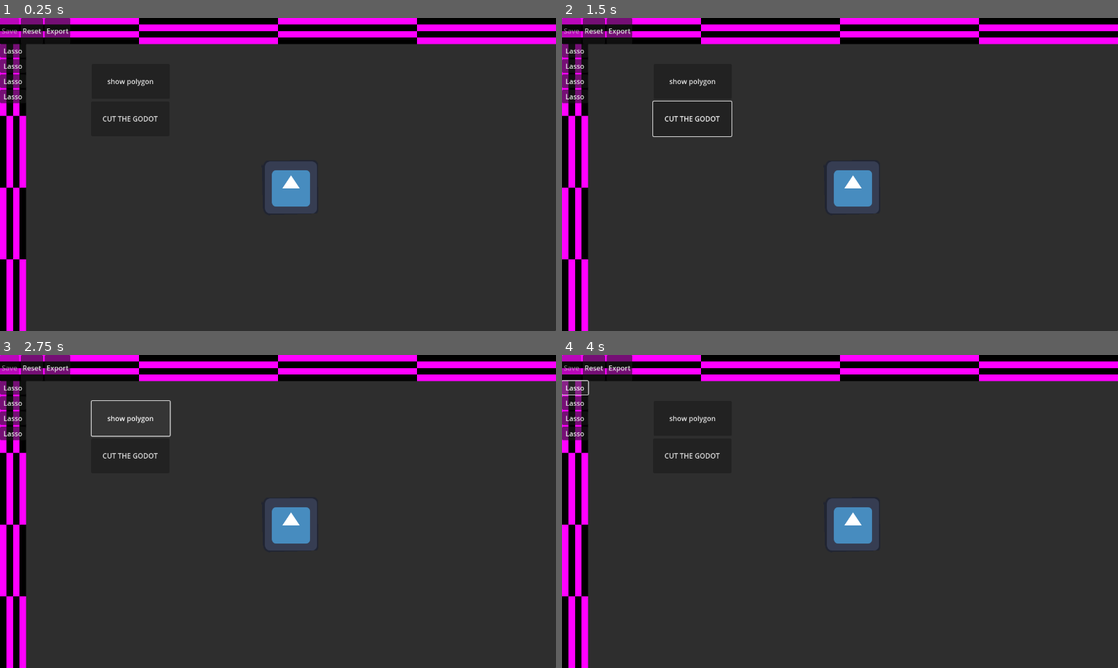
Above: before the commit, frames 1-4 (two rows, left to right).
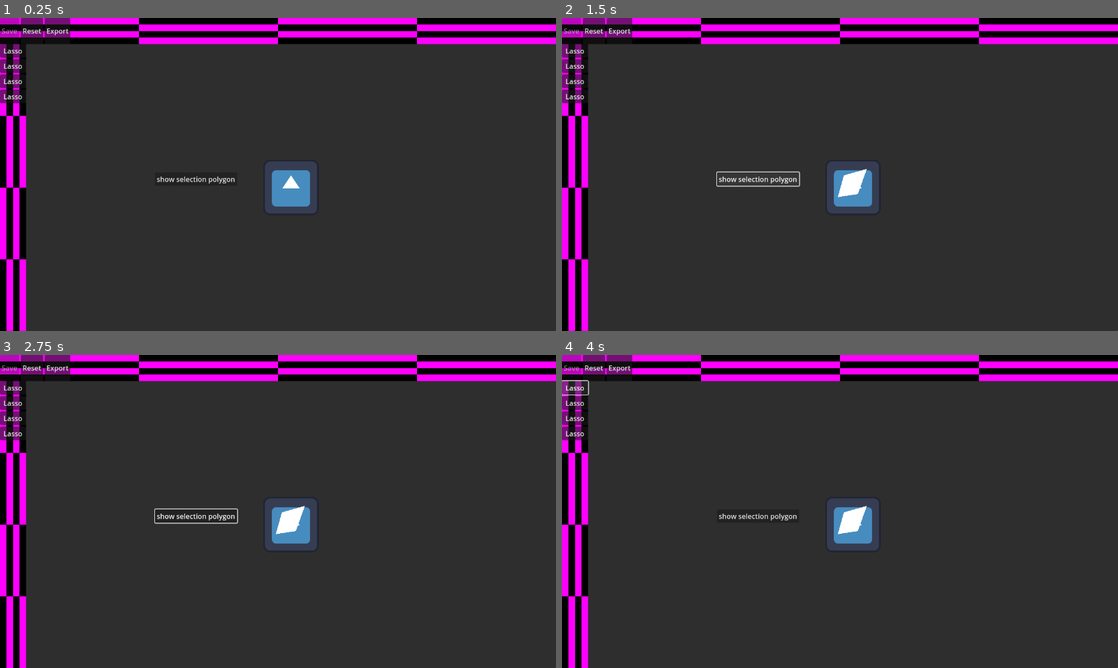
Above: after the commit, the same moments.

Repository: MunnChai/GMTKGameJam2025
Game: Godot game, scene res://apps/photoshop_app/photoshop_app.tscn
Two runs of this game, one before a commit and one after it. Both use one fixed random seed, a clock stepped at 60 frames per second and the inputs below. The project has no main scene, so this scene is started directly. The engine's default icon, where the game draws it, is replaced by a stand-in: a white triangle on a blue panel in a dark square.
Inputs (mouse positions are in pixels of both pictures, inside the frame that each line leads up to):
- Up to frame 1 (0.25 s): no input
- Up to frame 2 (1.5 s): click (689, 118) at 0.5 s, where only the run before the commit has a clickable "CUT THE GODOT"; click (756, 177) at 1.25 s, where only the run after the commit has a clickable "show selection polygon"
- Up to frame 3 (2.75 s): click (133, 417) at 2 s, where only the run before the commit has a clickable "show polygon"
- Up to frame 4 (4 s): click "Export" at 2.75 s; click "Lasso" at 3.5 s

The runs differ from the first frame. In frame 1, 0.3% of the frame differs, in the area x 18-43%, y 19-53%; in frame 2, 0.8%; in frame 3, 0.8%, in the area x 16-55%, y 14-58%; in frame 4, 0.5%.

Commit message:
Added hole support, refactored lots of stuff

Diff:
--- /dev/null
+++ b/game/gmtkgamejam2025/apps/photoshop_app/editing_panel.gd
@@ -0,0 +1,134 @@
+class_name EditingPanel
+extends Control
+
+## Editing tools
+@onready var lasso_button: Button = %LassoButton
+@onready var cut_button: Button = %CutButton
+@onready var undo_button: Button = %UndoButton
+@onready var redo_button: Button = %RedoButton
+
+## Editing nodes
+@onready var editing_panel: Control = %EditingPanel
+@onready var editing_anchor: Control = %EditingAnchor
+@onready var editable_image: MultiPolygon = %EditableImage
+@onready var pasted_selection: MultiPolygon = %PastedSelection
+@onready var cutter: Polygon2D = %Cutter
+
+@onready var button: Button = $EditingAnchor/Button
+
+## Panel movement/zoom
+var previous_mouse_position: Vector2
+const ZOOM_LEVELS: Array = [
+	0.5,
+	1,
+	2,
+	3,
+	4,
+]
+var current_zoom_index: int = 1
+
+## Copied texture
+var copied_polygons: Array[PackedVector2Array]
+var copied_texture: Texture2D
+var copied_offset: Vector2
+
+## Moving pasted selection
+var is_pasted_moveable: bool = false
+
+func _ready() -> void:
+	await get_tree().process_frame
+	editing_anchor.position = editing_panel.size / 2
+
+	button.pressed.connect(func():
+		cutter.visible = !cutter.visible)
+
+func _process(delta: float) -> void:
+	handle_actions(delta)
+	handle_movement(delta)
+	handle_zoom(delta)
+
+func handle_actions(delta: float) -> void:
+	if Input.is_action_just_pressed("copy"):
+		copy_selection()
+
+	if Input.is_action_just_pressed("cut"):
+		copy_selection()
+		delete_selection()
+
+	if Input.is_action_just_pressed("paste"):
+		paste_selection()
+
+
+
+func handle_movement(delta: float) -> void:
+	var current_mouse_position: Vector2 = editing_panel.get_local_mouse_position()
+	var diff: Vector2 = current_mouse_position - previous_mouse_position
+
+	if Input.is_action_pressed("edit_panel_move") and not is_zero_approx(diff.length()):
+		editing_anchor.position += diff
+
+		if editing_anchor.position.x < 0:
+			editing_anchor.position.x = 0
+		elif editing_anchor.position.x > editing_panel.size.x:
+			editing_anchor.position.x = editing_panel.size.x
+
+		if editing_anchor.position.y < 0:
+			editing_anchor.position.y = 0
+		elif editing_anchor.position.y > editing_panel.size.y:
+			editing_anchor.position.y = editing_panel.size.y
+
+	if Input.is_action_just_pressed("drag_pasted_selection"):
+		var local_mouse_pos: Vector2 = (current_mouse_position - editing_anchor.position) / editing_anchor.scale
+
+		if pasted_selection.is_pos_in_polygons(local_mouse_pos):
+			is_pasted_moveable = true
+		else:
+			is_pasted_moveable = false
+
+	if Input.is_action_pressed("drag_pasted_selection") and is_pasted_moveable and not is_zero_approx(diff.length()):
+		pasted_selection.position += diff / editing_anchor.scale
+
+	previous_mouse_position = current_mouse_position
+
+
+
+
+func handle_zoom(delta: float) -> void:
+	if Input.is_action_just_pressed("edit_panel_zoom_out"):
+		current_zoom_index += 1
+		if current_zoom_index >= ZOOM_LEVELS.size():
+			current_zoom_index = ZOOM_LEVELS.size() - 1
+		editing_anchor.scale = Vector2(ZOOM_LEVELS[current_zoom_index], ZOOM_LEVELS[current_zoom_index])
+
+	if Input.is_action_just_pressed("edit_panel_zoom_in"):
+		current_zoom_index -= 1
+		if current_zoom_index < 0:
+			current_zoom_index = 0
+		editing_anchor.scale = Vector2(ZOOM_LEVELS[current_zoom_index], ZOOM_LEVELS[current_zoom_index])
+
+
+
+func copy_selection() -> Array[PackedVector2Array]:
+	copied_offset = editable_image.texture_offset
+	copied_texture = editable_image.texture
+
+	copied_polygons = []
+	var editable_polygons = editable_image.get_children()
+	for polygon2d: Polygon2D in editable_polygons:
+		var new_polygons = Geometry2D.intersect_polygons(polygon2d.polygon, cutter.polygon)
+		if new_polygons.is_empty():
+			return []
+
+		copied_polygons.append_array(new_polygons)
+
+	return copied_polygons
+
+
+func delete_selection() -> void:
+	editable_image.delete_from_polygon(cutter.polygon)
+
+func paste_selection() -> void:
+	pasted_selection.clear()
+	pasted_selection.add_polygons(copied_polygons)
+	pasted_selection.set_texture(copied_texture)
+	pasted_selection.set_texture_offset(copied_offset)
--- /dev/null
+++ b/game/gmtkgamejam2025/apps/photoshop_app/multipolygon.gd
@@ -0,0 +1,127 @@
+class_name MultiPolygon
+extends Node2D
+
+@export var texture: Texture2D
+var texture_offset: Vector2 = Vector2.ZERO
+
+func _ready() -> void:
+	if not is_instance_valid(texture):
+		return
+	set_texture(texture)
+	set_texture_offset(texture.get_size() / 2)
+
+
+
+func add_polygon(polygon: PackedVector2Array) -> void:
+	var new_polygon := Polygon2D.new()
+	new_polygon.polygon = polygon
+	new_polygon.texture = texture
+	new_polygon.texture_offset = texture_offset
+	add_child(new_polygon)
+
+func add_polygons(polygons: Array[PackedVector2Array]) -> void:
+	for polygon: PackedVector2Array in polygons:
+		add_polygon(polygon)
+
+func set_texture(texture: Texture2D) -> void:
+	self.texture = texture
+	for polygon: Polygon2D in get_children():
+		polygon.texture = texture
+
+func set_texture_offset(offset: Vector2) -> void:
+	texture_offset = offset
+	for polygon: Polygon2D in get_children():
+		polygon.texture_offset = offset
+
+func clear() -> void:
+	texture = null
+	for child in get_children():
+		child.queue_free()
+
+
+func delete_from_polygon(cut_polygon: PackedVector2Array) -> void:
+	for polygon2d: Polygon2D in get_children():
+
+		var original_polygon: PackedVector2Array = polygon2d.polygon
+		var polygon_edited: bool = false
+
+		var intersecting_polygons = Geometry2D.intersect_polygons(polygon2d.polygon, cut_polygon)
+		if intersecting_polygons.is_empty():
+			continue
+
+		for intersecting_polygon in intersecting_polygons:
+			print("Intersecting: ", intersecting_polygon)
+			var clipped_polygons = Geometry2D.clip_polygons(polygon2d.polygon, intersecting_polygon)
+			print("Clipped: ", clipped_polygons)
+			if clipped_polygons.is_empty():
+				print("SIZE ONE: ", polygon2d.polygon)
+				break
+
+			if clipped_polygons.size() == 1:
+				polygon2d.polygon = clipped_polygons[0]
+				print("SIZE ONE: ", polygon2d.polygon)
+				break
+
+			var inner_polygons: Array[PackedVector2Array] = []
+			var outer_polygons: Array[PackedVector2Array] = []
+
+			for clipped_polygon: PackedVector2Array in clipped_polygons:
+				if Geometry2D.is_polygon_clockwise(clipped_polygon):
+					inner_polygons.append(clipped_polygon)
+				else:
+					outer_polygons.append(clipped_polygon)
+
+			for outer_polygon: PackedVector2Array in outer_polygons:
+				if not polygon_edited:
+					var original_polygon_copy: PackedVector2Array = original_polygon.duplicate()
+					var outer_polygon_copy: PackedVector2Array = outer_polygon.duplicate()
+
+					outer_polygon_copy.sort()
+					original_polygon_copy.sort()
+					if outer_polygon_copy != original_polygon_copy:
+						polygon2d.polygon = outer_polygon
+						polygon_edited = true
+						print("Changed original polygon: ", polygon2d.polygon)
+				else:
+					var original_polygon_copy: PackedVector2Array = original_polygon.duplicate()
+					var outer_polygon_copy: PackedVector2Array = outer_polygon.duplicate()
+
+					outer_polygon_copy.sort()
+					original_polygon_copy.sort()
+					if outer_polygon != original_polygon_copy:
+						call_deferred("add_polygon", outer_polygon)
+						print("Added new polygon: ", outer_polygon)
+
+			if inner_polygons.is_empty():
+				continue
+
+			var new_polygon: PackedVector2Array = []
+
+			var original_polygon_copy: PackedVector2Array = original_polygon.duplicate()
+			# O1, O2, ..., On, O1
+			original_polygon_copy.reverse()
+			new_polygon.append_array(original_polygon_copy)
+			new_polygon.append(original_polygon_copy[0])
+
+			for inner_polygon: PackedVector2Array in inner_polygons:
+				var inner_polygon_copy: PackedVector2Array = inner_polygon.duplicate()
+				# I1, I2, ..., Im, I1
+				inner_polygon_copy.reverse()
+				new_polygon.append_array(inner_polygon_copy)
+				new_polygon.append(inner_polygon_copy[0])
+
+			polygon2d.polygon = new_polygon
+			polygon_edited = true
+			print("Created new polygon with hole: ", new_polygon)
+
+
+func is_pos_in_polygons(pos: Vector2) -> bool:
+	for polygon2d: Polygon2D in get_children():
+		var translated_selection_polygon: PackedVector2Array = polygon2d.polygon
+		for i in translated_selection_polygon.size():
+			translated_selection_polygon[i] += self.position
+
+		if Geometry2D.is_point_in_polygon(pos, translated_selection_polygon):
+			return true
+
+	return false
--- a/game/gmtkgamejam2025/apps/photoshop_app/photoshop_app.gd
+++ b/game/gmtkgamejam2025/apps/photoshop_app/photoshop_app.gd
@@ -5,132 +5,3 @@
 @onready var save_button: Button = %SaveButton
 @onready var reset_button: Button = %ResetButton
 @onready var export_button: Button = %ExportButton
-
-## Editing tools
-@onready var lasso_button: Button = %LassoButton
-@onready var cut_button: Button = %CutButton
-@onready var undo_button: Button = %UndoButton
-@onready var redo_button: Button = %RedoButton
-
-## Editing nodes
-@onready var editing_panel: Control = %EditingPanel
-@onready var editing_anchor: Control = %EditingAnchor
-@onready var editable_image: Polygon2D = %EditableImage
-@onready var pasted_selection: Polygon2D = %PastedSelection
-@onready var cutter: Polygon2D = %Cutter
-
-## Panel movement/zoom
-var previous_mouse_position: Vector2
-const ZOOM_LEVELS: Array = [
-	0.5,
-	1,
-	2,
-	3,
-	4,
-]
-var current_zoom_index: int = 1
-
-## Copied texture
-var copied_vertices: PackedVector2Array
-var copied_texture: Texture2D
-var copied_offset: Vector2
-
-## Moving pasted selection
-var is_pasted_moveable: bool = false
-
-func _ready() -> void:
-	await get_tree().process_frame
-	editable_image.texture_offset = editable_image.texture.get_size() / 2
-	editing_anchor.position = editing_panel.size / 2
-
-func _process(delta: float) -> void:
-	handle_actions(delta)
-	handle_movement(delta)
-	handle_zoom(delta)
-
-func handle_actions(delta: float) -> void:
-	if Input.is_action_just_pressed("copy"):
-		copy_selection()
-
-	if Input.is_action_just_pressed("cut"):
-		copy_selection()
-		delete_selection()
-
-	if Input.is_action_just_pressed("paste"):
-		paste_selection()
-
-func handle_movement(delta: float) -> void:
-	var current_mouse_position: Vector2 = editing_panel.get_local_mouse_position()
-	var diff: Vector2 = current_mouse_position - previous_mouse_position
-
-	if Input.is_action_pressed("edit_panel_move") and not is_zero_approx(diff.length()):
-		editing_anchor.position += diff
-
-		if editing_anchor.position.x < 0:
-			editing_anchor.position.x = 0
-		elif editing_anchor.position.x > editing_panel.size.x:
-			editing_anchor.position.x = editing_panel.size.x
-
-		if editing_anchor.position.y < 0:
-			editing_anchor.position.y = 0
-		elif editing_anchor.position.y > editing_panel.size.y:
-			editing_anchor.position.y = editing_panel.size.y
-
-	if Input.is_action_just_pressed("drag_pasted_selection"):
-		var local_mouse_pos: Vector2 = current_mouse_position - editing_anchor.position
-		var translated_selection_polygon: PackedVector2Array = pasted_selection.polygon
-		for i in translated_selection_polygon.size():
-			translated_selection_polygon[i] += pasted_selection.position
-		if Geometry2D.is_point_in_polygon(local_mouse_pos, translated_selection_polygon):
-			is_pasted_moveable = true
-			print("Yes")
-		else:
-			is_pasted_moveable = false
-			## TODO: MERGE THE SELECTION WITH THE BASE IMAGE
-
-	if Input.is_action_pressed("drag_pasted_selection") and is_pasted_moveable and not is_zero_approx(diff.length()):
-		#for i in pasted_selection.polygon.size():
-			#pasted_selection.polygon[i] += diff
-		pasted_selection.position += diff
-
-	previous_mouse_position = current_mouse_position
-
-func handle_zoom(delta: float) -> void:
-	if Input.is_action_just_pressed("edit_panel_zoom_out"):
-		current_zoom_index += 1
-		if current_zoom_index >= ZOOM_LEVELS.size():
-			current_zoom_index = ZOOM_LEVELS.size() - 1
-		editing_anchor.scale = Vector2(ZOOM_LEVELS[current_zoom_index], ZOOM_LEVELS[current_zoom_index])
-
-	if Input.is_action_just_pressed("edit_panel_zoom_in"):
-		current_zoom_index -= 1
-		if current_zoom_index < 0:
-			current_zoom_index = 0
-		editing_anchor.scale = Vector2(ZOOM_LEVELS[current_zoom_index], ZOOM_LEVELS[current_zoom_index])
-
-func copy_selection() -> PackedVector2Array:
-	var new_polygon = Geometry2D.intersect_polygons(editable_image.polygon, cutter.polygon)
-	if new_polygon.is_empty():
-		return []
-
-	copied_offset = editable_image.texture_offset
-	copied_vertices = new_polygon[0]
-	copied_texture = editable_image.texture
-
-	return new_polygon[0]
-
-func delete_selection() -> void:
-	var new_polygon = Geometry2D.intersect_polygons(editable_image.polygon, cutter.polygon)
-	if new_polygon.is_empty():
-		return
-
-	var newnew_polygon = Geometry2D.clip_polygons(editable_image.polygon, new_polygon[0])
-	if newnew_polygon.is_empty():
-		return
-
-	editable_image.polygon = newnew_polygon[0]
-
-func paste_selection() -> void:
-	pasted_selection.texture_offset = copied_offset
-	pasted_selection.polygon = copied_vertices
-	pasted_selection.texture = copied_texture
--- a/game/gmtkgamejam2025/apps/photoshop_app/photoshop_app.tscn
+++ b/game/gmtkgamejam2025/apps/photoshop_app/photoshop_app.tscn
@@ -1,7 +1,9 @@
-[gd_scene load_steps=5 format=3 uid="uid://omxyukgp61bw"]
+[gd_scene load_steps=7 format=3 uid="uid://omxyukgp61bw"]
 
 [ext_resource type="Script" uid="uid://o62f4k604x6h" path="res://apps/photoshop_app/photoshop_app.gd" id="1_5byx1"]
+[ext_resource type="Script" uid="uid://krmcm86dpw8a" path="res://apps/photoshop_app/multipolygon.gd" id="2_b7jc0"]
 [ext_resource type="Texture2D" uid="uid://u7milfln4xo0" path="res://icon.svg" id="2_khpmc"]
+[ext_resource type="Script" uid="uid://dsbxsdbpygkhs" path="res://apps/photoshop_app/editing_panel.gd" id="2_pedke"]
 
 [sub_resource type="PlaceholderTexture2D" id="PlaceholderTexture2D_4qq7r"]
 size = Vector2(1, 60)
@@ -98,6 +100,7 @@
 clip_contents = true
 layout_mode = 2
 size_flags_horizontal = 3
+script = ExtResource("2_pedke")
 
 [node name="EditingAnchor" type="Control" parent="PanelContainer/VBoxContainer/Body/EditingPanel"]
 unique_name_in_owner = true
@@ -107,33 +110,31 @@
 offset_right = 610.0
 offset_bottom = 330.0
 
-[node name="EditableImage" type="Polygon2D" parent="PanelContainer/VBoxContainer/Body/EditingPanel/EditingAnchor"]
+[node name="EditableImage" type="Node2D" parent="PanelContainer/VBoxContainer/Body/EditingPanel/EditingAnchor"]
 unique_name_in_owner = true
+script = ExtResource("2_b7jc0")
+texture = ExtResource("2_khpmc")
+
+[node name="Sprite2D" type="Polygon2D" parent="PanelContainer/VBoxContainer/Body/EditingPanel/EditingAnchor/EditableImage"]
 texture = ExtResource("2_khpmc")
 texture_offset = Vector2(64, 64)
-polygon = PackedVector2Array(-68, -62, -64, 64, 63, 60, 62, -63)
+polygon = PackedVector2Array(64, -64, 64, 64, -64, 64, -64, -64)
 
 [node name="Cutter" type="Polygon2D" parent="PanelContainer/VBoxContainer/Body/EditingPanel/EditingAnchor"]
 unique_name_in_owner = true
 visible = false
-polygon = PackedVector2Array(-135, -125, 181, 111, 503, 204, 179, -252)
+position = Vector2(0, -2.78261)
+scale = Vector2(1, 0.956522)
+polygon = PackedVector2Array(-35, 25.9091, 11, 18.5909, 32, -42.0454, -21, -26.3636)
 
-[node name="PastedSelection" type="Polygon2D" parent="PanelContainer/VBoxContainer/Body/EditingPanel/EditingAnchor"]
+[node name="PastedSelection" type="Node2D" parent="PanelContainer/VBoxContainer/Body/EditingPanel/EditingAnchor"]
 unique_name_in_owner = true
-texture = ExtResource("2_khpmc")
+script = ExtResource("2_b7jc0")
 
-[node name="TESTBUTTON" type="Button" parent="PanelContainer/VBoxContainer/Body/EditingPanel/EditingAnchor"]
+[node name="Button" type="Button" parent="PanelContainer/VBoxContainer/Body/EditingPanel/EditingAnchor"]
 layout_mode = 0
-offset_left = -460.0
-offset_top = -198.0
-offset_right = -280.0
-offset_bottom = -118.0
-text = "CUT THE GODOT"
-
-[node name="TESTBUTTON2" type="Button" parent="PanelContainer/VBoxContainer/Body/EditingPanel/EditingAnchor"]
-layout_mode = 0
-offset_left = -459.0
-offset_top = -284.0
-offset_right = -279.0
-offset_bottom = -204.0
-text = "show polygon"
+offset_left = -313.0
+offset_top = -35.0
+offset_right = -198.0
+offset_bottom = -4.0
+text = "show selection polygon"
Not shown, added: game/gmtkgamejam2025/apps/photoshop_app/editing_panel.gd.uid
Not shown, added: game/gmtkgamejam2025/apps/photoshop_app/multipolygon.gd.uid
